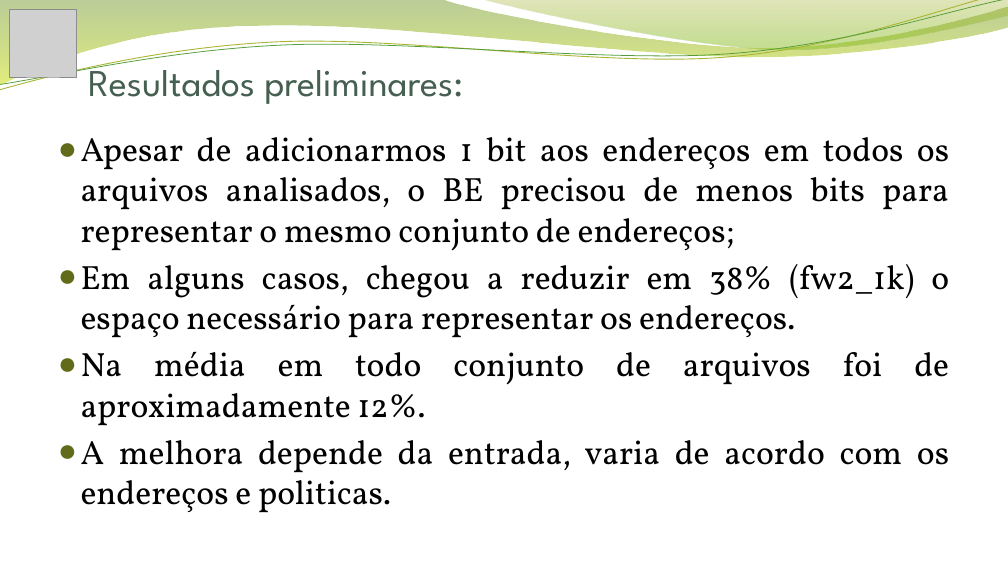
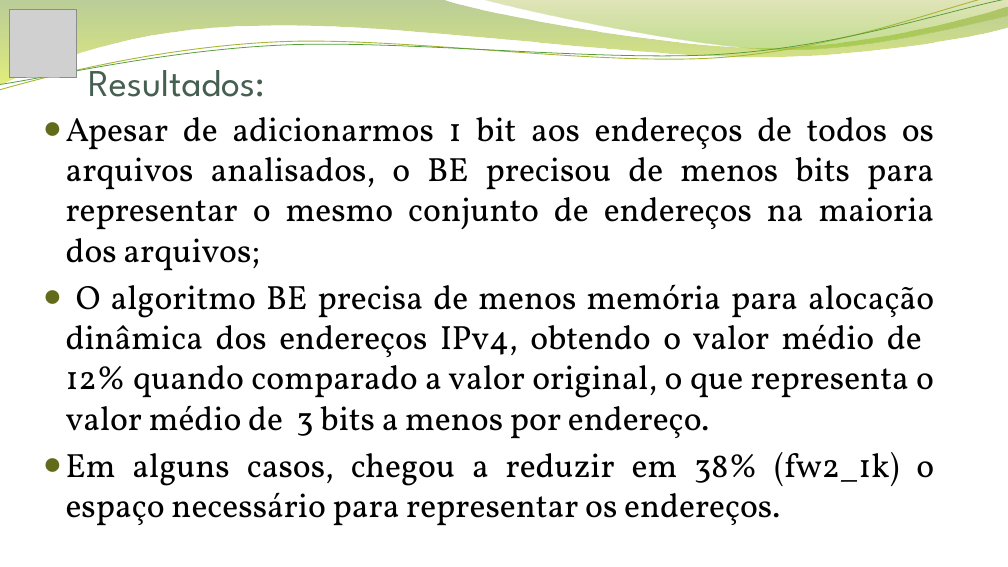
Before and after one commit to jonathanalvesoliveira/neurocutseb, a slide deck: slide 24 of Apresentação Final.pptx (slide 15 before the commit). Drawn at 1008x567 pixels with LibreOffice and Linux fonts; fonts in the diff are those of the drawing; grey boxes stand for pictures; background and template pictures are left out. Boxes give left, top, right and bottom in pixels: in the first picture for what was removed or moved away, otherwise in the second. Text is boxed around its words. In the diff, an @@ line names an element or a change of style, - is before the commit and + after.

```diff
--- a/Apresentação Final.pptx
+++ b/Apresentação Final.pptx
@@ title at bbox=[88, 58, 265, 97]: text changed @@
-Resultados preliminares:
+Resultados:
@@ text "Apesar de adicionarmos 1 bit ...": place and size @@
-text "Apesar de adicionarmos 1 bit ..." at bbox=[81, 137, 949, 513]
+text "Apesar de adicionarmos 1 bit ..." at bbox=[66, 117, 934, 526]
@@ text at bbox=[66, 117, 934, 439]: text changed @@
-● Apesar de adicionarmos 1 bit aos endereços em todos os arquivos analisados, o BE precisou de menos bits para representar o mesmo conjunto de endereços;
+● Apesar de adicionarmos 1 bit aos endereços de todos os arquivos analisados, o BE precisou de menos bits para representar o mesmo conjunto de endereços na maioria dos arquivos;
+● O algoritmo BE precisa de menos memória para alocação dinâmica dos endereços IPv4, obtendo o valor médio de 12% quando comparado a valor original, o que representa o valor médio de 3 bits a menos por endereço.
@@ text at bbox=[81, 351, 949, 513]: paragraphs removed @@
-● Na média em todo conjunto de arquivos foi de aproximadamente 12%.
-● A melhora depende da entrada, varia de acordo com os endereços e politicas.
```
Also in this commit, not shown: 11 other slides changed, 19 slides added, 3 slides removed, 6 other files.
